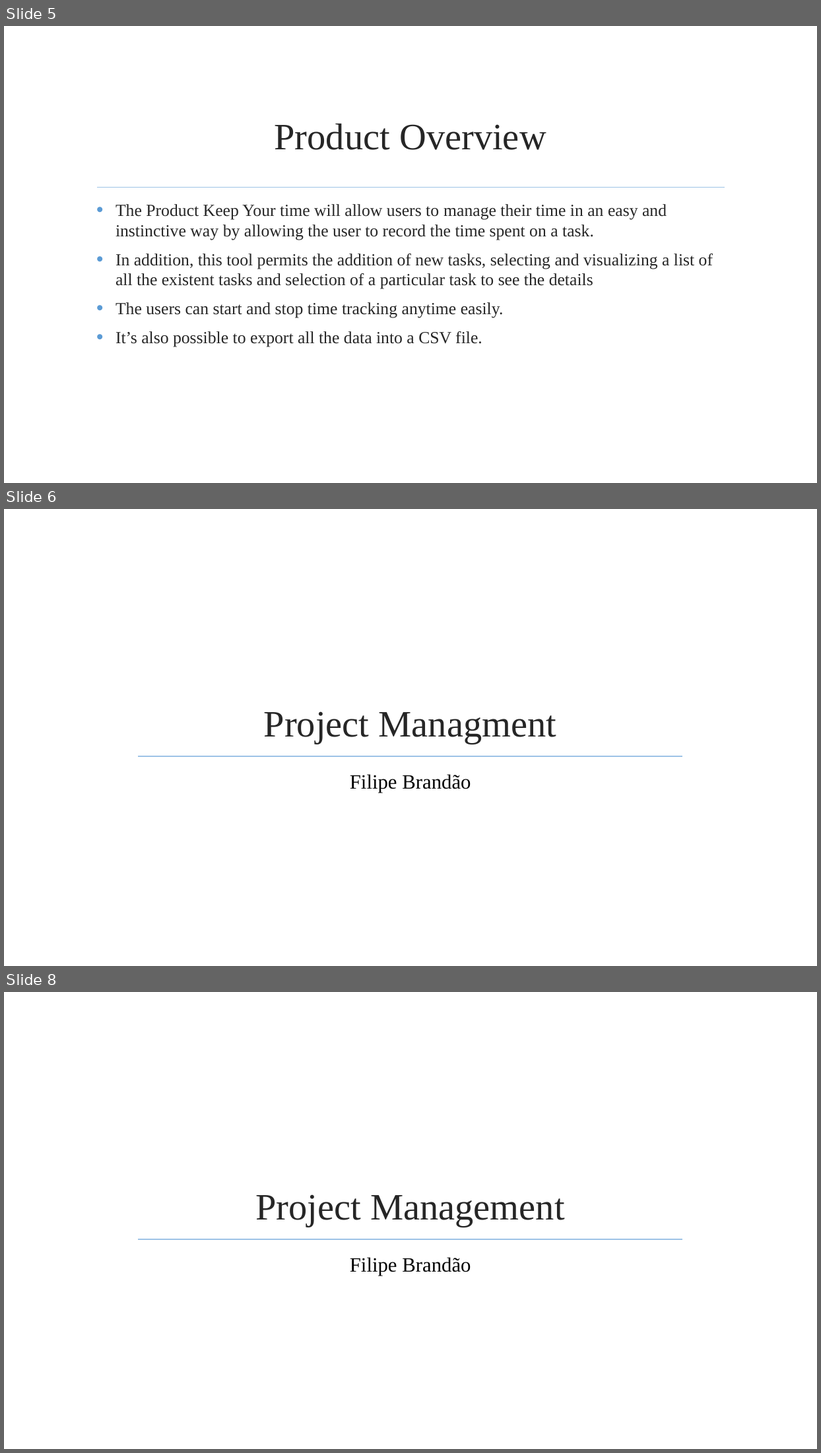
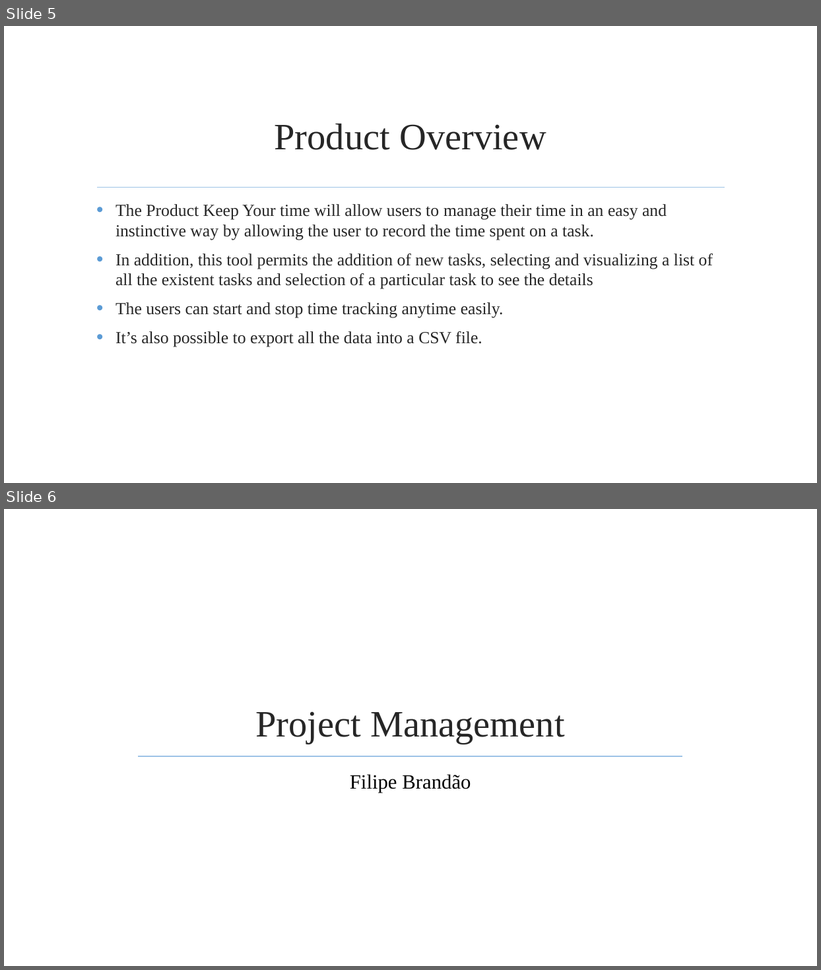
Before and after one commit to jmgirao/projetosoftware1213, a slide deck: Final Presentation/Presentation.pptx. Shown one above the other, each under a label of ours: slides 5, 6 and 8 before the commit, slides 5 and 6 after it; the slides between them are not shown. The pictures are 821x1453 and 821x970 pixels, drawn with LibreOffice and Linux fonts; fonts in the diff are those of the drawing; background and template pictures are left out. Boxes give left, top, right and bottom in pixels: in the first picture for what was removed or moved away, otherwise in the second. Text is boxed around its words. In the diff, an @@ line names an element or a change of style, - is before the commit and + after.

```diff
--- a/Final Presentation/Presentation.pptx
+++ b/Final Presentation/Presentation.pptx
@@ slide 6 removed at [4,509,817,966], background picture (left out); not listed: 1 template element that a slide beside it also shows @@
@@ title removed at [264,712,557,744] @@
-Project Managment
@@ text removed at [350,774,471,793] @@
-Filipe Brandão
@@ what was slide 8 is now slide 6 @@
```
Also in this commit, not shown: 3 slides changed, 1 slide added, 2 other slides removed.
